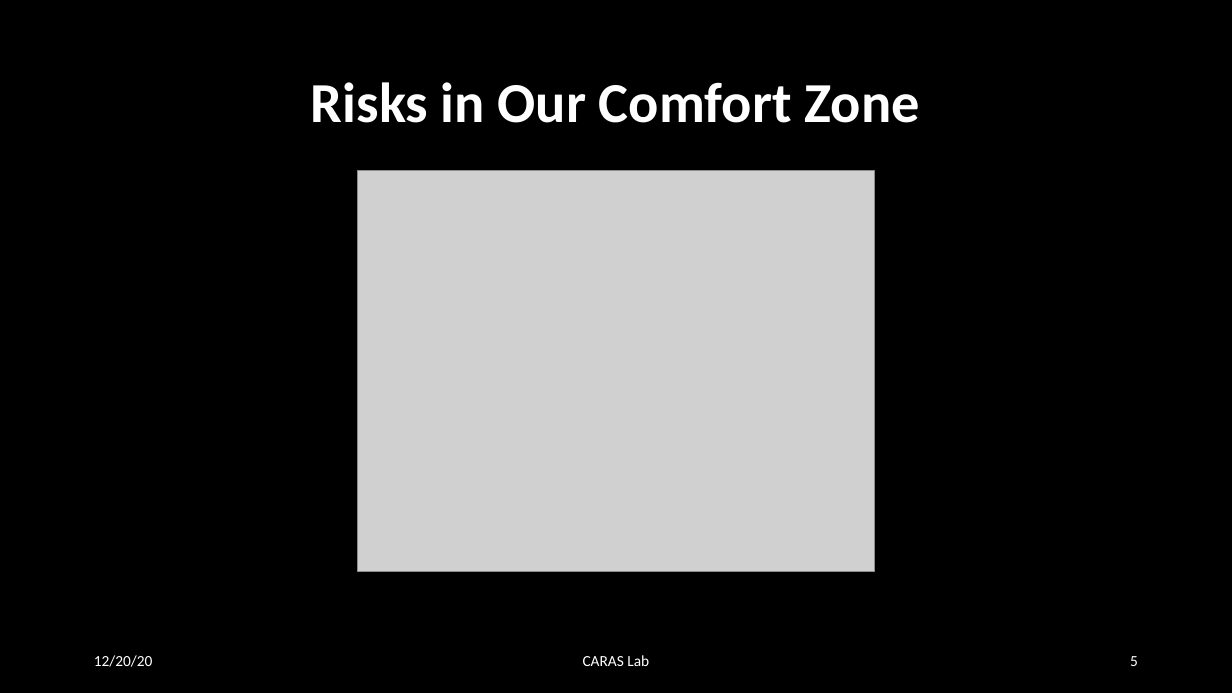
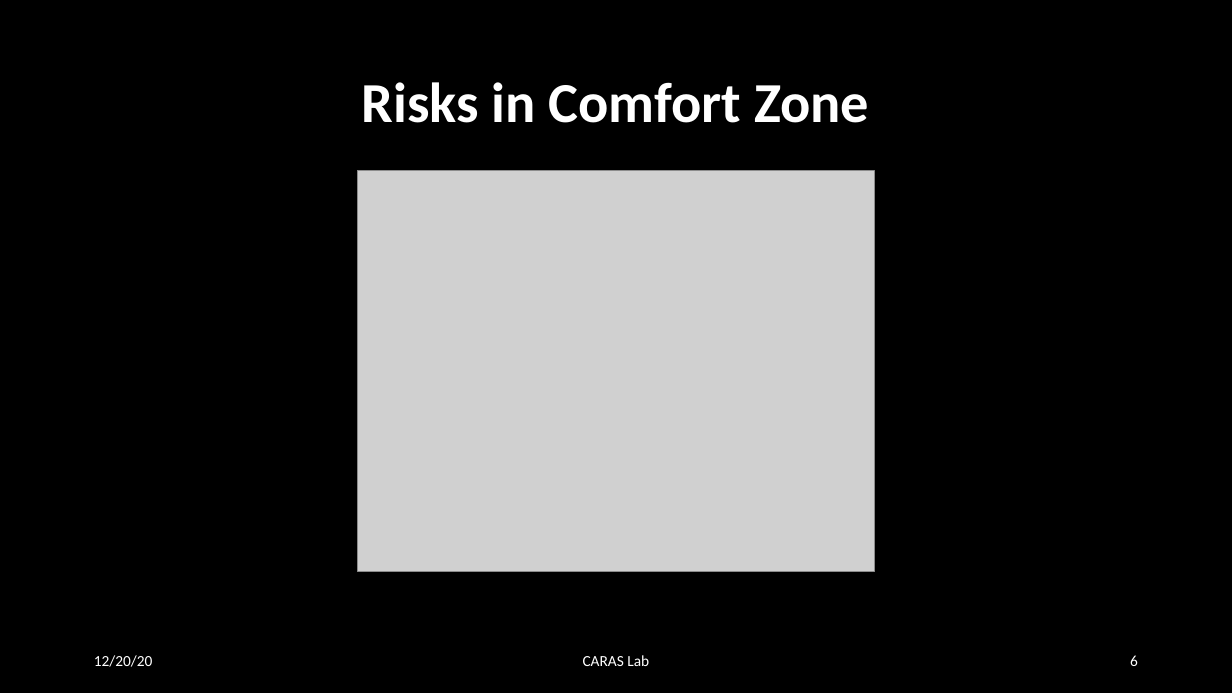
Before and after one commit to MekAkUActOR/RowHammer, a slide deck: slide 6 of summary1.pptx (slide 5 before the commit). Drawn at 1232x693 pixels with LibreOffice and Linux fonts; fonts in the diff are those of the drawing; grey boxes stand for pictures. Boxes give left, top, right and bottom in pixels: in the first picture for what was removed or moved away, otherwise in the second. Text is boxed around its words. In the diff, an @@ line names an element or a change of style, - is before the commit and + after.

```diff
--- a/summary1.pptx
+++ b/summary1.pptx
@@ title at bbox=[362, 82, 869, 123]: text changed @@
-Risks in Our Comfort Zone
+Risks in Comfort Zone
@@ page number at bbox=[1130, 655, 1138, 666]: text changed @@
-5
+6
```
Also in this commit, not shown: 6 other slides changed, 10 slides added, 1 other file.
